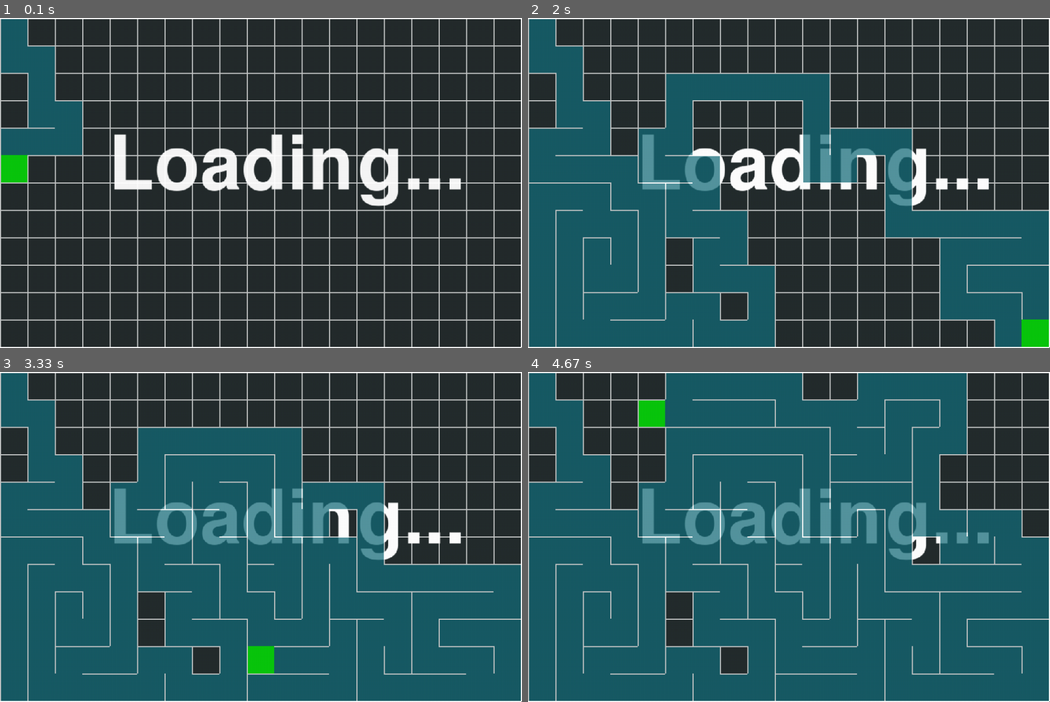
Above: before the commit, frames 1-4 (two rows, left to right).
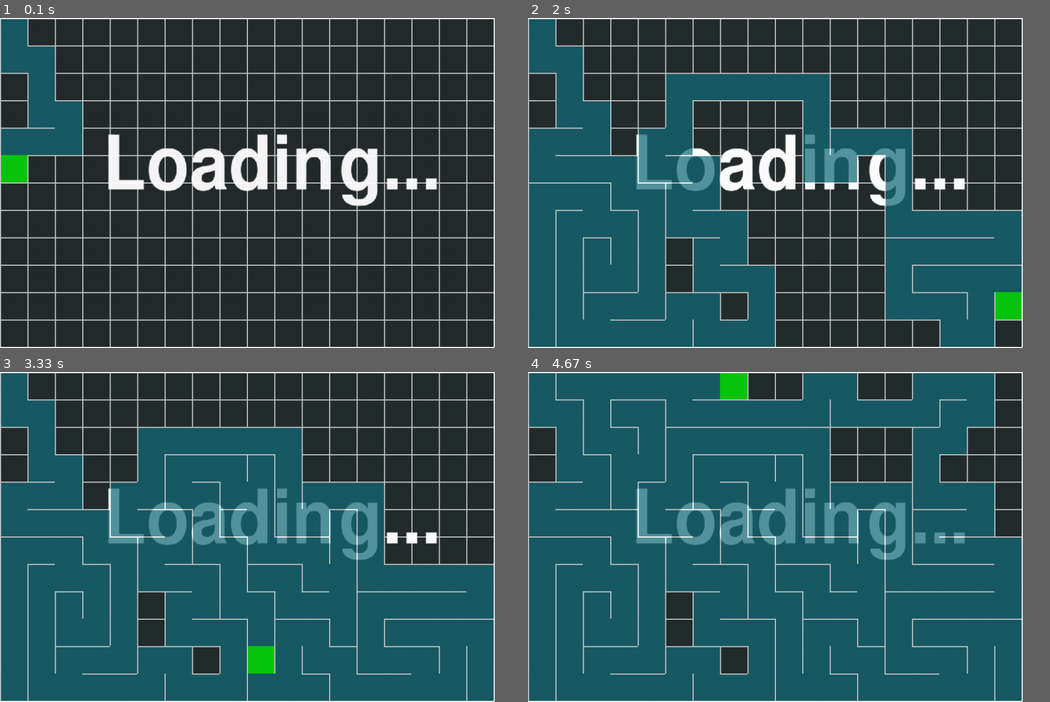
Above: after the commit, the same moments.

Repository: Anfisa2209/PyGame_Project_Maze
Game: pygame game, started from game_code.py
Same seed, same stepped clock (60 frames per second), same inputs: the game is played once before the commit and once after it.
Inputs:
- Up to frame 1 (0.1 s): no input
- Up to frame 2 (2 s): no input
- Up to frame 3 (3.33 s): no input
- Up to frame 4 (4.67 s): no input
In our replay, the window is 901x570 before the commit and 854x570 after it. These sizes can differ from the game's own. Grey fills any space a smaller window leaves; there, only what the larger window draws over its background counts as a difference.

The runs differ from the first frame. In frame 1, 7.7% of the frame differs, in the area x 20-100%, y 0-100%; in frame 2, 13%; in frame 3, 9.8%; in frame 4, 23%, in the area x 5-100%, y 0-100%.

Commit message:
Изменение в движении героя

Diff:
--- a/classes.py
+++ b/classes.py
@@ -36,18 +36,22 @@
     # Создания списка всех стен (координаты начала и конца)
 
 
-def check_conflict_with_wall(pos):
+def check_conflict_with_wall(pos, direction=''):
+    x, y = pos
     walls = create_list_wall()
+    lst_coords = [(x, y), (x + 10, y + 27), (x + 25, y), (x + 10, y), (x + 25, y + 10), (x, y + 13), (x + 25, y + 27),
+                  (x + 15, y + 27), (x, y + 27)]
     for i in walls:
-        x, y = pos
         start_x, start_y = i[0]
         end_x, end_y = i[1]
-        for j, k in (x, y), (x + 10, y + 27), (x + 30, y), (x + 10, y), (x + 30, y + 10), (x, y + 13), (x + 30, y + 27):
-            if start_y == end_y and start_y in range(k - 2, k) and j in range(min(start_x, end_x),
+        for j, k in lst_coords:
+            if start_y == end_y and start_y in range(y + 2, y + 25) and j in range(min(start_x, end_x),
                                                                               max(start_x, end_x) + 1):
+                print(i, j, k, (x, y))
                 return True
-            elif start_x == end_x and start_x in range(j - 2, j) and k in range(min(start_y, end_y),
+            elif start_x == end_x and start_x in range(x - 1, x + 25) and k in range(min(start_y, end_y),
                                                                                 max(start_y, end_y) + 1):
+                print(i, j, k, (x, y))
                 return True
     return False
     # Проверка столкновения со стеной
@@ -114,7 +118,6 @@
         # Получение урона, если хп меньше либо равно нулю, то смерть
 
     def move(self, direction):
-        print(self.rect.left, self.rect.right, self.rect.top, self.rect.bottom, self.pos)
         if direction == 'up':
             if not check_conflict_with_wall((self.rect.x, self.rect.y - self.speed)):
                 self.rect.y -= self.speed
@@ -143,19 +146,24 @@
         # Получение координат клетки на котором находится существо, pos которого мы получили
 
     def is_free(self, start_cell, finish_cell):
-        x_start, y_start = start_cell
-        x_finish, y_finish = finish_cell
+        walls = create_list_wall()
+        x_start, y_start = [i * self.width for i in start_cell]
+        x_finish, y_finish = [i * self.width for i in finish_cell]
         result = False
         if x_finish == x_start:
-            result = check_conflict_with_wall((x_finish + 2, max(y_finish, y_start)))
+            result = check_conflict_with_wall((x_finish + 3, max(y_finish, y_start)))
         elif y_start == y_finish:
-            result = check_conflict_with_wall((max(x_finish, x_start), y_start + 2))
+            result = check_conflict_with_wall((max(x_finish, x_start), y_start + 3))
         return True if not result else False
 
     # Проверяет есть ли между клетками стены
 
 
+ENEMY_EVENT_TYPE = 30
+
+
 class Enemy(Creature):
+
     def get_path(self, start, finish):
         INF = 99999
         x, y = start
@@ -170,12 +178,11 @@
             x, y = queue.pop(0)
             for dx, dy in (1, 0), (0, 1), (-1, 0), (0, -1):
                 next_x, next_y = x + dx, y + dy
-                if next_x <= self.row and next_y <= self.column:
-                    if 0 <= next_x < self.row and 0 < next_y < self.column and 0 <= x < self.row and 0 < y < self.column:
-                        if self.is_free((x, y), (next_x, next_y)) and distance[next_y][next_x] == INF:
-                            distance[next_y][next_x] = distance[y][x] + 1
-                            prev[next_y][next_x] = (x, y)
-                            queue.append((next_x, next_y))
+                if 0 <= next_x < self.row and 0 < next_y < self.column:
+                    if self.is_free((x, y), (next_x, next_y)) and distance[next_y][next_x] == INF:
+                        distance[next_y][next_x] = distance[y][x] + 1
+                        prev[next_y][next_x] = (x, y)
+                        queue.append((next_x, next_y))
         x, y = finish
         if distance[y][x] == INF or start == finish:
             return start  # Идти никуда не надо, либо невозможно либо уже дошли
@@ -189,17 +196,20 @@
         screen.blit(self.animation[self.current_frame], self.pos)
 
     def move_enemy(self, pos_enemy, pos_hero):
-        self.diraction = ''
         next_x, next_y = self.get_path(pos_enemy, pos_hero)
         if self.pos[0] < next_x:
-            self.diraction = 'right'
+            self.animation = self.walk_right
+            self.rect.x += self.width
         if self.pos[0] > next_x:
-            self.diraction = 'left'
+            self.rect.x -= self.width
+            self.animation = self.walk_left
         if self.pos[1] < next_y:
-            self.diraction = 'down'
+            self.rect.y += self.width
+            self.animation = self.walk_down
         if self.pos[1] > next_y:
-            self.diraction = 'up'
-        self.move(self.diraction)
+            self.rect.y -= self.width
+            self.animation = self.walk_up
+        self.pos = (self.rect.x, self.rect.y)
 
     def set_position(self, next_pos):
         pass
--- a/for_get_coords.csv
+++ b/for_get_coords.csv
@@ -1,13 +1,13 @@
-[0, 0, 0, 0, 0, 0, 0, 0, 0, 0, 0, 0, 0, 0, 0, 0, 0, 0, 0]
-[0, 0, 0, 0, 0, 0, 0, 0, 0, 0, 0, 0, 0, 0, 0, 0, 0, 0, 0]
-[0, 0, 0, 0, 0, 0, 0, 0, 0, 0, 0, 0, 0, 0, 0, 0, 0, 0, 0]
-[0, 0, 0, 0, 0, 0, 0, 0, 0, 0, 0, 0, 0, 0, 0, 0, 0, 0, 0]
-[0, 0, 0, 0, 0, 0, 0, 0, 0, 0, 0, 0, 0, 0, 0, 0, 0, 0, 0]
-[0, 0, 0, 0, 0, 0, 0, 0, 0, 0, 0, 0, 0, 0, 0, 0, 0, 0, 0]
-[0, 0, 0, 0, 0, 0, 0, 0, 0, 0, 0, 0, 0, 0, 0, 0, 0, 0, 0]
-[0, 0, 0, 0, 0, 0, 0, 0, 0, 0, 0, 0, 0, 0, 0, 0, 0, 0, 0]
-[0, 0, 0, 0, 0, 0, 0, 0, 0, 0, 0, 0, 0, 0, 0, 0, 0, 0, 0]
-[0, 0, 0, 0, 0, 0, 0, 0, 0, 0, 0, 0, 0, 0, 0, 0, 0, 0, 0]
-[0, 0, 0, 0, 0, 0, 0, 0, 0, 0, 0, 0, 0, 0, 0, 0, 0, 0, 0]
-[0, 0, 0, 0, 0, 0, 0, 0, 0, 0, 0, 0, 0, 0, 0, 0, 0, 0, 0]
+[0, 0, 0, 0, 0, 0, 0, 0, 0, 0, 0, 0, 0, 0, 0, 0, 0, 0]
+[0, 0, 0, 0, 0, 0, 0, 0, 0, 0, 0, 0, 0, 0, 0, 0, 0, 0]
+[0, 0, 0, 0, 0, 0, 0, 0, 0, 0, 0, 0, 0, 0, 0, 0, 0, 0]
+[0, 0, 0, 0, 0, 0, 0, 0, 0, 0, 0, 0, 0, 0, 0, 0, 0, 0]
+[0, 0, 0, 0, 0, 0, 0, 0, 0, 0, 0, 0, 0, 0, 0, 0, 0, 0]
+[0, 0, 0, 0, 0, 0, 0, 0, 0, 0, 0, 0, 0, 0, 0, 0, 0, 0]
+[0, 0, 0, 0, 0, 0, 0, 0, 0, 0, 0, 0, 0, 0, 0, 0, 0, 0]
+[0, 0, 0, 0, 0, 0, 0, 0, 0, 0, 0, 0, 0, 0, 0, 0, 0, 0]
+[0, 0, 0, 0, 0, 0, 0, 0, 0, 0, 0, 0, 0, 0, 0, 0, 0, 0]
+[0, 0, 0, 0, 0, 0, 0, 0, 0, 0, 0, 0, 0, 0, 0, 0, 0, 0]
+[0, 0, 0, 0, 0, 0, 0, 0, 0, 0, 0, 0, 0, 0, 0, 0, 0, 0]
+[0, 0, 0, 0, 0, 0, 0, 0, 0, 0, 0, 0, 0, 0, 0, 0, 0, 0]
 50
--- a/game_code.py
+++ b/game_code.py
@@ -40,7 +40,7 @@
                     for _ in range(3 * difficulty)]
 
         player = classes.Player(type=1, pic_name=player_pic_name,
-                                pos=(window_size[0] - cell_size, window_size[1] - cell_size))
+                                pos=(window_size[0] - cell_size + 10, window_size[1] - cell_size + 3))
         for _ in range(3 * difficulty):  # создание врагов
             enemy_type = random.randint(0, 10)
             if enemy_type <= 7:
@@ -131,7 +131,7 @@
                 #         monster.move_enemy((0, 0), player.get_coords(player.pos))
             screen.blit(maze_fon, (0, 0))
             # monsters[0].update(screen)
-            # monsters[0].move_enemy(monsters[0].pos, player.get_coords(player.pos))
+            # monsters[0].move_enemy(monsters[0].get_coords(monsters[0].pos), player.get_coords(player.pos))
             player.update()
             player.update_animation()
             player.draw(screen)
@@ -141,6 +141,6 @@
             pygame.display.flip()
 
 
-start_game((950, 600), 50, 1, 'players/ninja_player/ninja_player_walk_right.png')
+start_game((900, 600), 50, 1, 'players/ninja_player/ninja_player_walk_right.png')
 # Называем по принципу - monsters/monster2/monster2_walk_right.png
 # простой - 50, средний - 40, сложный - 35
--- a/generate_maze.py
+++ b/generate_maze.py
@@ -100,7 +100,6 @@
         self.iterations = 0
         self.flag_wall_ready = True
 
-
     def setup(self):
         self.grid = Grid(self.size, self.scale)
         self.stack = []
@@ -175,14 +174,13 @@
             self.is_full = True
 
     def draw(self):
-        loading = pygame.transform.scale(load_image('loading.png'), self.size)
-        loading.set_alpha(70)
         if not self.is_full:
             self.draw_cells()
+            loading = pygame.transform.scale(load_image('loading.png'), self.size)
+            loading.set_alpha(70)
             self.screen.blit(loading, (0, 0))
             self.update()
         else:
-            loading.lock()
             self.screen.fill(BLACK)
             self.draw_cells()
             self.update()
--- a/wall.csv
+++ b/wall.csv
@@ -4,18 +4,18 @@
 [50, 0, 100, 0]
 [100, 0, 100, 50]
 [100, 0, 150, 0]
-[100, 50, 150, 50]
 [150, 0, 200, 0]
+[200, 0, 200, 50]
 [200, 0, 250, 0]
+[200, 50, 250, 50]
 [250, 0, 300, 0]
-[300, 0, 300, 50]
 [250, 50, 300, 50]
 [300, 0, 350, 0]
 [350, 0, 400, 0]
 [350, 50, 400, 50]
 [400, 0, 450, 0]
+[450, 0, 450, 50]
 [450, 0, 500, 0]
-[450, 50, 500, 50]
 [500, 0, 550, 0]
 [500, 50, 550, 50]
 [550, 0, 600, 0]
@@ -23,238 +23,225 @@
 [600, 0, 650, 0]
 [600, 50, 650, 50]
 [650, 0, 700, 0]
-[650, 50, 700, 50]
+[700, 0, 700, 50]
 [700, 0, 750, 0]
-[750, 0, 750, 50]
 [750, 0, 800, 0]
+[750, 50, 800, 50]
 [800, 0, 850, 0]
 [800, 50, 850, 50]
 [850, 0, 900, 0]
 [900, 0, 900, 50]
-[900, 0, 950, 0]
-[950, 0, 950, 50]
 [0, 50, 0, 100]
-[50, 50, 50, 100]
+[100, 50, 100, 100]
 [50, 100, 100, 100]
 [150, 50, 150, 100]
-[200, 50, 200, 100]
+[150, 100, 200, 100]
 [200, 100, 250, 100]
-[300, 50, 300, 100]
+[250, 100, 300, 100]
+[350, 50, 350, 100]
+[300, 100, 350, 100]
 [400, 50, 400, 100]
-[350, 100, 400, 100]
-[450, 50, 450, 100]
-[500, 100, 550, 100]
-[600, 50, 600, 100]
+[400, 100, 450, 100]
+[500, 50, 500, 100]
+[450, 100, 500, 100]
+[550, 100, 600, 100]
 [650, 50, 650, 100]
+[600, 100, 650, 100]
+[650, 100, 700, 100]
 [750, 50, 750, 100]
 [700, 100, 750, 100]
 [850, 50, 850, 100]
-[850, 100, 900, 100]
-[950, 50, 950, 100]
-[900, 100, 950, 100]
+[800, 100, 850, 100]
+[900, 50, 900, 100]
 [0, 100, 0, 150]
-[100, 100, 100, 150]
+[0, 150, 50, 150]
 [50, 150, 100, 150]
 [150, 100, 150, 150]
-[200, 100, 200, 150]
-[250, 100, 250, 150]
+[100, 150, 150, 150]
+[200, 150, 250, 150]
+[300, 100, 300, 150]
 [250, 150, 300, 150]
-[350, 100, 350, 150]
-[300, 150, 350, 150]
-[450, 100, 450, 150]
 [400, 150, 450, 150]
 [500, 100, 500, 150]
-[550, 100, 550, 150]
+[450, 150, 500, 150]
 [600, 100, 600, 150]
-[650, 100, 650, 150]
 [650, 150, 700, 150]
-[750, 100, 750, 150]
+[700, 150, 750, 150]
 [800, 100, 800, 150]
-[750, 150, 800, 150]
-[800, 150, 850, 150]
+[900, 100, 900, 150]
 [850, 150, 900, 150]
-[950, 100, 950, 150]
 [0, 150, 0, 200]
-[100, 150, 100, 200]
+[50, 200, 100, 200]
 [150, 150, 150, 200]
+[100, 200, 150, 200]
 [250, 150, 250, 200]
-[200, 200, 250, 200]
 [350, 150, 350, 200]
-[400, 150, 400, 200]
+[300, 200, 350, 200]
+[350, 200, 400, 200]
+[400, 200, 450, 200]
 [500, 150, 500, 200]
-[450, 200, 500, 200]
 [550, 150, 550, 200]
-[600, 150, 600, 200]
+[550, 200, 600, 200]
+[650, 150, 650, 200]
+[600, 200, 650, 200]
 [700, 150, 700, 200]
-[650, 200, 700, 200]
-[700, 200, 750, 200]
+[800, 150, 800, 200]
 [750, 200, 800, 200]
 [800, 200, 850, 200]
 [900, 150, 900, 200]
-[950, 150, 950, 200]
 [0, 200, 0, 250]
 [50, 200, 50, 250]
-[50, 250, 100, 250]
 [150, 200, 150, 250]
-[100, 250, 150, 250]
 [200, 200, 200, 250]
-[150, 250, 200, 250]
+[200, 250, 250, 250]
 [300, 200, 300, 250]
 [250, 250, 300, 250]
 [300, 250, 350, 250]
-[400, 200, 400, 250]
 [350, 250, 400, 250]
 [450, 200, 450, 250]
+[450, 250, 500, 250]
 [550, 200, 550, 250]
-[600, 200, 600, 250]
-[650, 250, 700, 250]
+[500, 250, 550, 250]
+[550, 250, 600, 250]
+[700, 200, 700, 250]
 [700, 250, 750, 250]
 [750, 250, 800, 250]
-[850, 200, 850, 250]
+[800, 250, 850, 250]
 [900, 200, 900, 250]
-[950, 200, 950, 250]
+[850, 250, 900, 250]
 [0, 250, 0, 300]
-[50, 250, 50, 300]
-[100, 300, 150, 300]
+[100, 250, 100, 300]
+[50, 300, 100, 300]
+[150, 250, 150, 300]
 [200, 250, 200, 300]
-[250, 300, 300, 300]
 [300, 300, 350, 300]
-[400, 250, 400, 300]
-[450, 250, 450, 300]
+[350, 300, 400, 300]
+[400, 300, 450, 300]
 [500, 250, 500, 300]
-[450, 300, 500, 300]
-[550, 250, 550, 300]
-[600, 250, 600, 300]
+[500, 300, 550, 300]
+[650, 250, 650, 300]
 [600, 300, 650, 300]
-[700, 250, 700, 300]
-[800, 250, 800, 300]
+[650, 300, 700, 300]
+[700, 300, 750, 300]
+[750, 300, 800, 300]
 [800, 300, 850, 300]
 [900, 250, 900, 300]
-[850, 300, 900, 300]
-[950, 250, 950, 300]
 [0, 300, 0, 350]
 [50, 300, 50, 350]
-[50, 350, 100, 350]
-[150, 300, 150, 350]
+[100, 300, 100, 350]
+[100, 350, 150, 350]
 [200, 300, 200, 350]
-[200, 350, 250, 350]
+[150, 350, 200, 350]
+[250, 300, 250, 350]
 [250, 350, 300, 350]
-[350, 300, 350, 350]
 [300, 350, 350, 350]
-[350, 350, 400, 350]
-[400, 350, 450, 350]
+[400, 300, 400, 350]
+[500, 300, 500, 350]
 [450, 350, 500, 350]
-[550, 300, 550, 350]
+[600, 300, 600, 350]
 [550, 350, 600, 350]
-[650, 300, 650, 350]
-[700, 300, 700, 350]
-[750, 300, 750, 350]
-[750, 350, 800, 350]
-[800, 350, 850, 350]
+[650, 350, 700, 350]
+[700, 350, 750, 350]
+[800, 300, 800, 350]
 [900, 300, 900, 350]
-[950, 300, 950, 350]
+[850, 350, 900, 350]
 [0, 350, 0, 400]
 [0, 400, 50, 400]
 [100, 350, 100, 400]
-[150, 350, 150, 400]
 [150, 400, 200, 400]
+[250, 350, 250, 400]
 [200, 400, 250, 400]
-[250, 400, 300, 400]
 [300, 400, 350, 400]
+[400, 350, 400, 400]
 [350, 400, 400, 400]
 [400, 400, 450, 400]
-[500, 350, 500, 400]
+[450, 400, 500, 400]
 [550, 350, 550, 400]
 [500, 400, 550, 400]
-[650, 350, 650, 400]
+[550, 400, 600, 400]
 [600, 400, 650, 400]
 [700, 350, 700, 400]
-[750, 350, 750, 400]
+[650, 400, 700, 400]
+[800, 350, 800, 400]
+[750, 400, 800, 400]
 [850, 350, 850, 400]
-[800, 400, 850, 400]
 [900, 350, 900, 400]
-[950, 350, 950, 400]
 [0, 400, 0, 450]
+[50, 400, 50, 450]
 [100, 400, 100, 450]
-[50, 450, 100, 450]
 [150, 400, 150, 450]
-[250, 400, 250, 450]
-[300, 450, 350, 450]
-[350, 450, 400, 450]
+[100, 450, 150, 450]
+[200, 450, 250, 450]
+[300, 400, 300, 450]
+[250, 450, 300, 450]
+[350, 400, 350, 450]
 [450, 400, 450, 450]
-[450, 450, 500, 450]
 [500, 450, 550, 450]
-[600, 400, 600, 450]
-[550, 450, 600, 450]
-[700, 400, 700, 450]
+[600, 450, 650, 450]
 [650, 450, 700, 450]
 [750, 400, 750, 450]
-[800, 400, 800, 450]
+[700, 450, 750, 450]
+[850, 400, 850, 450]
+[800, 450, 850, 450]
 [900, 400, 900, 450]
-[850, 450, 900, 450]
-[950, 400, 950, 450]
 [0, 450, 0, 500]
 [50, 450, 50, 500]
-[50, 500, 100, 500]
+[100, 450, 100, 500]
 [200, 450, 200, 500]
 [150, 500, 200, 500]
-[250, 450, 250, 500]
 [250, 500, 300, 500]
-[350, 450, 350, 500]
 [300, 500, 350, 500]
-[450, 450, 450, 500]
-[500, 500, 550, 500]
-[600, 450, 600, 500]
-[650, 450, 650, 500]
-[750, 450, 750, 500]
+[400, 450, 400, 500]
+[350, 500, 400, 500]
+[400, 500, 450, 500]
+[500, 450, 500, 500]
+[450, 500, 500, 500]
+[550, 450, 550, 500]
+[550, 500, 600, 500]
+[600, 500, 650, 500]
+[650, 500, 700, 500]
 [700, 500, 750, 500]
-[850, 450, 850, 500]
-[800, 500, 850, 500]
-[850, 500, 900, 500]
-[950, 450, 950, 500]
+[800, 450, 800, 500]
+[750, 500, 800, 500]
+[900, 450, 900, 500]
 [0, 500, 0, 550]
-[0, 550, 50, 550]
+[50, 500, 50, 550]
 [100, 500, 100, 550]
 [100, 550, 150, 550]
 [200, 500, 200, 550]
-[150, 550, 200, 550]
-[200, 550, 250, 550]
-[300, 500, 300, 550]
-[400, 500, 400, 550]
-[350, 550, 400, 550]
-[450, 500, 450, 550]
+[250, 500, 250, 550]
+[250, 550, 300, 550]
+[300, 550, 350, 550]
 [400, 550, 450, 550]
 [500, 500, 500, 550]
-[550, 500, 550, 550]
-[600, 500, 600, 550]
-[650, 500, 650, 550]
-[650, 550, 700, 550]
-[750, 500, 750, 550]
-[800, 500, 800, 550]
+[500, 550, 550, 550]
+[550, 550, 600, 550]
+[700, 500, 700, 550]
+[700, 550, 750, 550]
+[850, 500, 850, 550]
 [800, 550, 850, 550]
-[950, 500, 950, 550]
+[900, 500, 900, 550]
 [0, 550, 0, 600]
 [0, 600, 50, 600]
 [50, 600, 100, 600]
 [100, 600, 150, 600]
+[200, 550, 200, 600]
 [150, 600, 200, 600]
 [200, 600, 250, 600]
-[300, 550, 300, 600]
 [250, 600, 300, 600]
 [300, 600, 350, 600]
+[400, 550, 400, 600]
 [350, 600, 400, 600]
 [400, 600, 450, 600]
 [450, 600, 500, 600]
-[550, 550, 550, 600]
 [500, 600, 550, 600]
 [550, 600, 600, 600]
+[650, 550, 650, 600]
 [600, 600, 650, 600]
 [650, 600, 700, 600]
-[750, 550, 750, 600]
 [700, 600, 750, 600]
+[800, 550, 800, 600]
 [750, 600, 800, 600]
 [800, 600, 850, 600]
 [900, 550, 900, 600]
 [850, 600, 900, 600]
-[950, 550, 950, 600]
-[900, 600, 950, 600]
